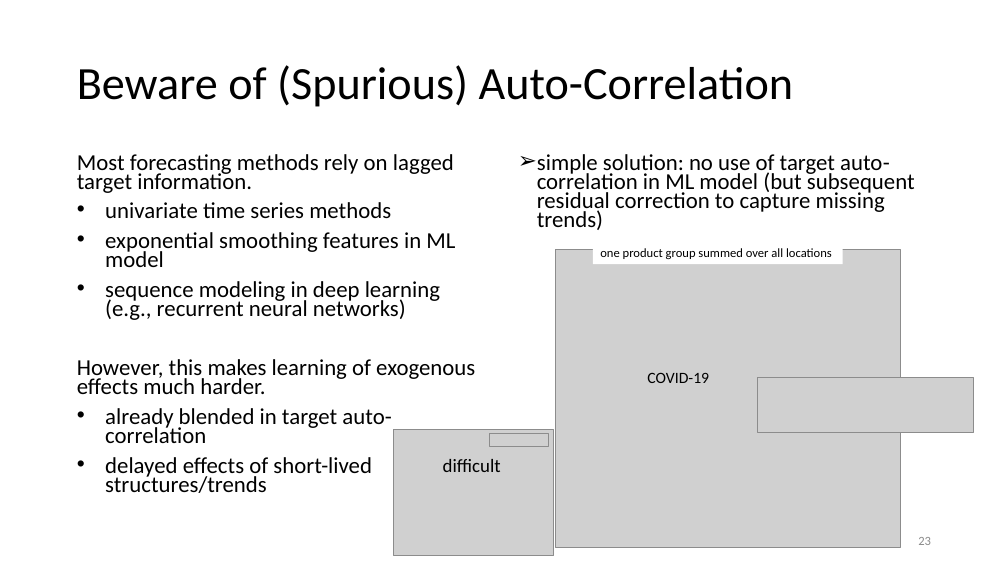
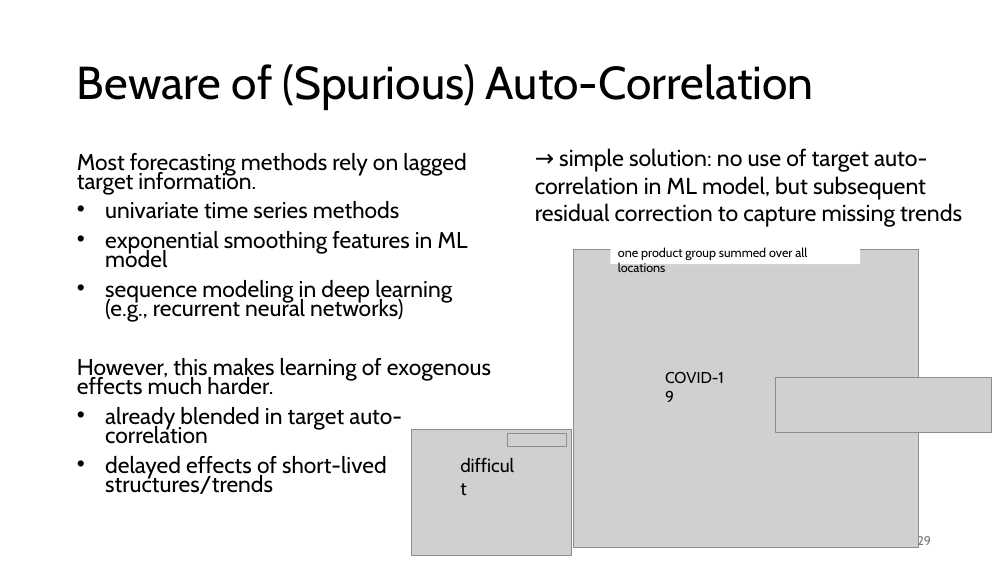
Before and after one commit to FelixWick/data_science, a slide deck: slide 29 of slides/9_time_series.pptx (slide 23 before the commit). Drawn at 1008x567 pixels with LibreOffice and Linux fonts; fonts in the diff are those of the drawing; grey boxes stand for pictures. Boxes give left, top, right and bottom in pixels: in the first picture for what was removed or moved away, otherwise in the second. Text is boxed around its words. In the diff, an @@ line names an element or a change of style, - is before the commit and + after.

Commit message:
finished time series slides

```diff
--- a/slides/9_time_series.pptx
+++ b/slides/9_time_series.pptx
@@ text at (535,148,962,227): text changed; size 21.7 to 22 pt; font Calibri to Cabin @@
-➢ simple solution: no use of target auto-correlation in ML model (but subsequent residual correction to capture missing trends)
+→ simple solution: no use of target auto-correlation in ML model, but subsequent residual correction to capture missing trends
@@ font Calibri to Cabin in 5 elements at (77,64,814,110), (77,153,491,494), (665,372,724,383), (453,451,527,481), (611,241,861,264) @@
@@ rectangle "one product group summed over ...": place and size @@
-rectangle "one product group summed over ..." at (593,241,842,264)
+rectangle "one product group summed over ..." at (611,241,861,264)
@@ text "COVID-19": place and size @@
-text "COVID-19" at (647,373,709,383)
+text "COVID-19" at (665,372,724,383)
@@ 4 pictures, 1 text: place and size @@
-4 pictures, 1 text at (394,250,974,556)
+4 pictures, 1 text at (411,250,991,556)
@@ page number at (917,534,931,548): text changed; font Calibri to Cabin; text colour #8C8C8C to #797979 @@
-23
+29
```
Also in this commit, not shown: 17 other slides changed, 4 slides added, 2 slides removed, 1 other file.
